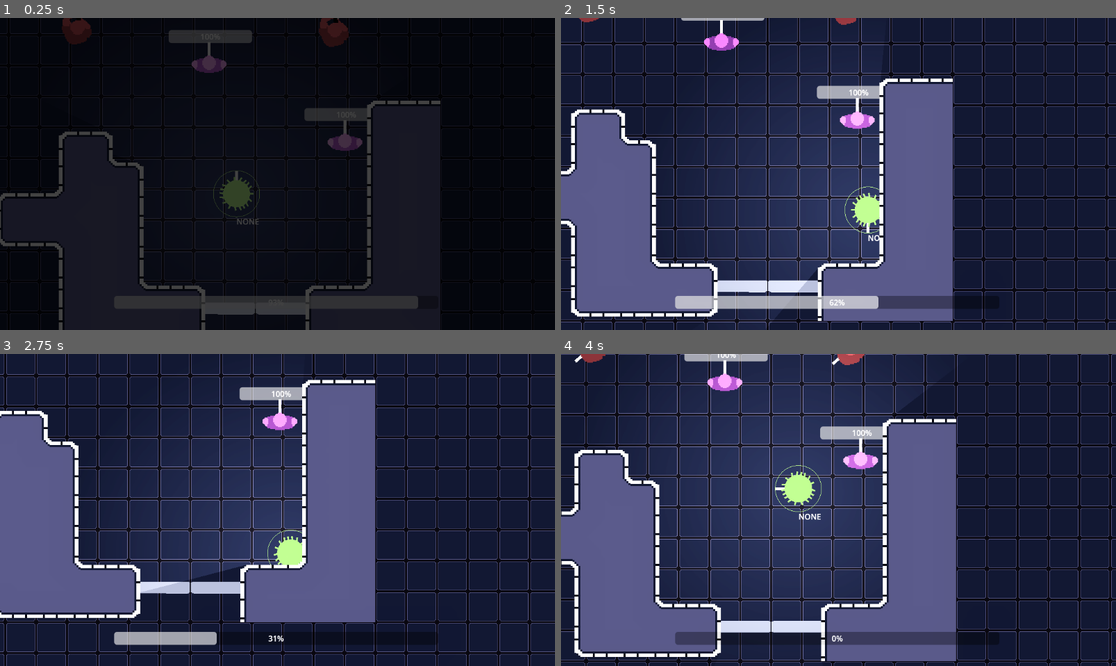
Above: before the commit, frames 1-4 (two rows, left to right).
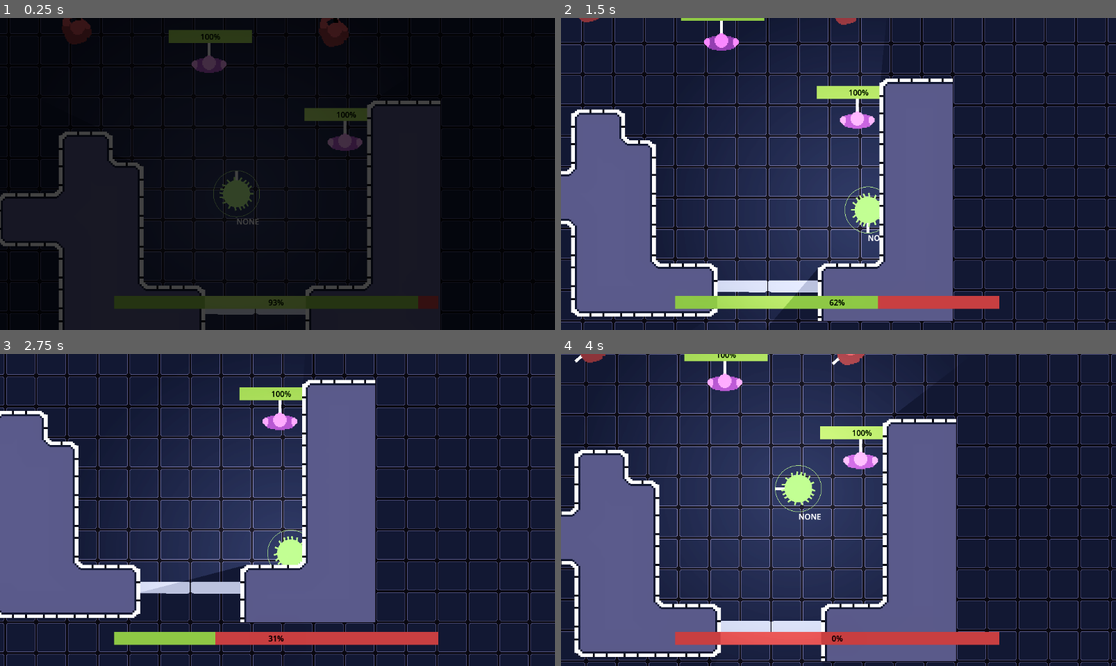
Above: after the commit, the same moments.

Repository: goldchees/wild-jam-83
Game: Godot game, scene res://test.tscn
The game is run twice, just before and just after one commit, with the same random seed, the same clock (stepped at 60 frames per second) and the same inputs. The engine's default icon, where the game draws it, is replaced by a stand-in: a white triangle on a blue panel in a dark square.
Inputs (mouse positions are in pixels of both pictures, inside the frame that each line leads up to):
- Up to frame 1 (0.25 s): no input
- Up to frame 2 (1.5 s): tap Enter at 0.5 s; move the mouse to (799, 192) at 0.52 s; hold D (move_right) 0.53-1.28 s; tap Space (action_1) at 0.6 s; move the mouse to (727, 189) at 1.27 s; hold S (move_down) from 1.28 s (still down); tap Q (action_2) at 1.35 s
- Up to frame 3 (2.75 s): move the mouse to (333, 441) at 2.02 s; release S (move_down) at 2.03 s; hold D (move_right) from 2.03 s (still down); tap Space (action_1) at 2.1 s
- Up to frame 4 (4 s): move the mouse to (810, 572) at 2.77 s; release D (move_right) at 2.78 s; hold W (move_up) 2.78-3.53 s; tap Q (action_2) at 2.85 s; move the mouse to (1005, 556) at 3.52 s; hold A (move_left) from 3.53 s (still down); tap Space (action_1) at 3.6 s

The runs differ from the first frame. In frame 1, 2.2% of the frame differs, in the area x 20-79%, y 3-94%; in frame 2, 3.1%; in frame 3, 3.0%; in frame 4, 3.3%, in the area x 20-79%, y 0-94%.

Commit message:
bg music, particles

Diff:
--- /dev/null
+++ b/scenes/bg-bar.tres
@@ -0,0 +1,4 @@
+[gd_resource type="StyleBoxFlat" format=3 uid="uid://brdq6rsva15tg"]
+
+[resource]
+bg_color = Color(0.6, 0.258, 0.258, 1)
--- a/scenes/enemy_guard.tscn
+++ b/scenes/enemy_guard.tscn
@@ -1,12 +1,34 @@
-[gd_scene load_steps=9 format=3 uid="uid://l434tuoh7hpu"]
+[gd_scene load_steps=15 format=3 uid="uid://l434tuoh7hpu"]
 
 [ext_resource type="Script" uid="uid://5ydcryb0e0ot" path="res://scripts/enemy_guard.gd" id="1_u00h0"]
 [ext_resource type="Texture2D" uid="uid://cofjj412fvxei" path="res://assets/gwj83-guard-Sheet.png" id="2_0kgvk"]
+[ext_resource type="Texture2D" uid="uid://d252sddsotxat" path="res://assets/ball.png" id="2_8yuu7"]
+[ext_resource type="StyleBox" uid="uid://brdq6rsva15tg" path="res://scenes/bg-bar.tres" id="3_qbm0j"]
 [ext_resource type="Script" uid="uid://2u04mrwnvumn" path="res://scripts/states/state_machine.gd" id="3_tuvvq"]
+[ext_resource type="StyleBox" uid="uid://do6odhop07ajv" path="res://scenes/fill-bar.tres" id="4_8yuu7"]
 [ext_resource type="Script" uid="uid://dntiteq6lwoqq" path="res://scripts/states/guard/guard_idle.gd" id="4_an4mu"]
 [ext_resource type="Script" uid="uid://c7vf5kjy3hww2" path="res://scripts/states/guard/guard_follow.gd" id="7_ug1xp"]
 [ext_resource type="Script" uid="uid://jgf01duanbfh" path="res://scripts/states/guard/guard_attack.gd" id="8_xge5v"]
 [ext_resource type="PackedScene" uid="uid://5e4iweyo4byj" path="res://scenes/bullet.tscn" id="9_qbm0j"]
+
+[sub_resource type="Curve" id="Curve_ug1xp"]
+_data = [Vector2(0, 0.0724145), 0.0, 0.0, 0, 0, Vector2(1, 1), 0.0, 0.0, 0, 0]
+point_count = 2
+
+[sub_resource type="CurveTexture" id="CurveTexture_afumw"]
+curve = SubResource("Curve_ug1xp")
+
+[sub_resource type="ParticleProcessMaterial" id="ParticleProcessMaterial_xge5v"]
+particle_flag_disable_z = true
+emission_shape_scale = Vector3(1.5, 2.5, 1)
+emission_shape = 1
+emission_sphere_radius = 31.77
+spread = 180.0
+gravity = Vector3(0, 0, 0)
+scale_min = 2.0
+scale_max = 2.0
+scale_curve = SubResource("CurveTexture_afumw")
+color = Color(1, 0, 0, 1)
 
 [sub_resource type="CircleShape2D" id="CircleShape2D_4gyqm"]
 radius = 64.0
@@ -16,6 +38,16 @@
 collision_mask = 7
 script = ExtResource("1_u00h0")
 speed = 200
+
+[node name="bloodParticles" type="GPUParticles2D" parent="."]
+process_mode = 1
+emitting = false
+amount = 15
+texture = ExtResource("2_8yuu7")
+one_shot = true
+explosiveness = 1.0
+randomness = 1.0
+process_material = SubResource("ParticleProcessMaterial_xge5v")
 
 [node name="Sprite2D" type="Sprite2D" parent="."]
 scale = Vector2(2, 2)
@@ -31,6 +63,9 @@
 offset_top = -73.0
 offset_right = 89.0
 offset_bottom = -46.0
+theme_override_colors/font_color = Color(0, 0, 0, 1)
+theme_override_styles/background = ExtResource("3_qbm0j")
+theme_override_styles/fill = ExtResource("4_8yuu7")
 value = 100.0
 
 [node name="RaycastHolder" type="Node2D" parent="."]
@@ -78,4 +113,9 @@
 wait_time = 0.5
 one_shot = true
 
+[node name="bloodTimer" type="Timer" parent="."]
+wait_time = 0.9
+one_shot = true
+
+[connection signal="finished" from="bloodParticles" to="." method="_on_blood_particles_finished"]
 [connection signal="timeout" from="BulletTimer" to="StateMachine/Attack" method="_on_bullet_timer_timeout"]
--- a/scenes/entity.tscn
+++ b/scenes/entity.tscn
@@ -1,7 +1,28 @@
-[gd_scene load_steps=4 format=3 uid="uid://b5813cp1ww1g8"]
+[gd_scene load_steps=10 format=3 uid="uid://b5813cp1ww1g8"]
 
 [ext_resource type="Script" uid="uid://dxdrsci7icqg7" path="res://scripts/actor.gd" id="1_m0cyi"]
 [ext_resource type="Texture2D" uid="uid://bqcmxo3m8xkfy" path="res://assets/gwj83-enemy-Sheet.png" id="2_gr72c"]
+[ext_resource type="Texture2D" uid="uid://d252sddsotxat" path="res://assets/ball.png" id="2_lmnk1"]
+[ext_resource type="StyleBox" uid="uid://brdq6rsva15tg" path="res://scenes/bg-bar.tres" id="3_51v4c"]
+[ext_resource type="StyleBox" uid="uid://do6odhop07ajv" path="res://scenes/fill-bar.tres" id="4_lmnk1"]
+
+[sub_resource type="Curve" id="Curve_ygnst"]
+_data = [Vector2(0, 0.0724145), 0.0, 0.0, 0, 0, Vector2(1, 1), 0.0, 0.0, 0, 0]
+point_count = 2
+
+[sub_resource type="CurveTexture" id="CurveTexture_lmnk1"]
+curve = SubResource("Curve_ygnst")
+
+[sub_resource type="ParticleProcessMaterial" id="ParticleProcessMaterial_wd4e3"]
+particle_flag_disable_z = true
+emission_shape = 1
+emission_sphere_radius = 40.0
+spread = 180.0
+gravity = Vector3(0, 0, 0)
+scale_min = 2.0
+scale_max = 2.0
+scale_curve = SubResource("CurveTexture_lmnk1")
+color = Color(1, 0, 0, 1)
 
 [sub_resource type="CircleShape2D" id="CircleShape2D_4gyqm"]
 radius = 64.0
@@ -11,10 +32,22 @@
 collision_mask = 7
 script = ExtResource("1_m0cyi")
 
+[node name="bloodParticles" type="GPUParticles2D" parent="."]
+process_mode = 1
+emitting = false
+amount = 15
+texture = ExtResource("2_lmnk1")
+lifetime = 1.1
+one_shot = true
+explosiveness = 1.0
+randomness = 1.0
+process_material = SubResource("ParticleProcessMaterial_wd4e3")
+
 [node name="Sprite2D" type="Sprite2D" parent="."]
 scale = Vector2(2, 2)
 texture = ExtResource("2_gr72c")
 hframes = 2
+frame = 1
 
 [node name="CollisionShape2D" type="CollisionShape2D" parent="."]
 scale = Vector2(0.5, 0.5)
@@ -25,5 +58,15 @@
 offset_top = -73.0
 offset_right = 89.0
 offset_bottom = -46.0
+theme_override_colors/font_color = Color(0, 0, 0, 1)
+theme_override_styles/background = ExtResource("3_51v4c")
+theme_override_styles/fill = ExtResource("4_lmnk1")
 value = 100.0
 metadata/energy_bar = false
+
+[node name="bloodTimer" type="Timer" parent="."]
+wait_time = 0.9
+one_shot = true
+
+[connection signal="finished" from="bloodParticles" to="." method="_on_blood_particles_finished"]
+[connection signal="timeout" from="bloodTimer" to="." method="_on_blood_timer_timeout"]
--- /dev/null
+++ b/scenes/fill-bar.tres
@@ -0,0 +1,4 @@
+[gd_resource type="StyleBoxFlat" format=3 uid="uid://do6odhop07ajv"]
+
+[resource]
+bg_color = Color(0.414, 0.6, 0.228, 1)
--- a/scripts/actor.gd
+++ b/scripts/actor.gd
@@ -12,6 +12,7 @@
 var aim: Vector2 = Vector2.UP
 
 @onready var sprite_2d: Sprite2D = $Sprite2D
+@onready var blood_particles: GPUParticles2D = $bloodParticles
 
 func _ready() -> void:
 	sprite_2d.frame = 0
@@ -28,7 +29,6 @@
 	update_energy_bar()
 	queue_redraw()
 
-
 func lose_energy():
 	energy -= 0.1
 
@@ -36,9 +36,14 @@
 	sprite_2d.frame = 1
 	died = true
 	var parasite = get_child(get_child_count() - 1)
+	if blood_particles:
+		blood_particles.emitting = true
+		$bloodTimer.start()
 	if parasite.has_method("leave_host"):
 		parasite.leave_host()
 	print(name + " tragically died")
+	set_process(false)
+	set_physics_process(false)
 
 func move(input_vector: Vector2):
 	velocity = input_vector * speed
@@ -53,3 +58,6 @@
 func _draw():
 	# if (!is_possessed):
 		draw_line(Vector2.ZERO,aim * 48,Color.WHITE, 6.0)
+
+func _on_blood_timer_timeout() -> void:
+	blood_particles.speed_scale = 0
--- a/scripts/enemy_guard.gd
+++ b/scripts/enemy_guard.gd
@@ -27,3 +27,6 @@
 				continue
 		else:
 			continue
+
+func _on_blood_particles_finished() -> void:
+	blood_particles.speed_scale = 0
--- a/scripts/player.gd
+++ b/scripts/player.gd
@@ -140,8 +140,8 @@
 
 	if (energy_bar.value > 0):
 		if (in_host and host.died == false):
-			energy += delta * 10
-			host.energy -= delta * 10
+			energy += delta * 25
+			host.energy -= delta * 25
 		else:
 			energy -= delta * 25
 	elif energy_bar.value <= 0:
--- a/scripts/states/guard/guard_idle.gd
+++ b/scripts/states/guard/guard_idle.gd
@@ -14,14 +14,15 @@
 	guard.current_position = guard.global_position
 
 	if guard.target != null:
-		if guard.target.is_possessed:
-			state_finished.emit(FOLLOW)
-			print("EnterFollowState")
-		else:
-			state_finished.emit(ATTACK)
-			print("EnterAttackState")
-		#state_finished.emit(ATTACK)
-		#print("EnterAttackState")
+		# ignore follow state for now
+		#if guard.target.is_possessed:
+			#state_finished.emit(FOLLOW)
+			#print("EnterFollowState")
+		#else:
+			#state_finished.emit(ATTACK)
+			#print("EnterAttackState")
+		state_finished.emit(ATTACK)
+		print("EnterAttackState")
 
 func enter_state(previous_state : String, data := {}) -> void:
 	guard.target = null
--- a/scripts/states/state_machine.gd
+++ b/scripts/states/state_machine.gd
@@ -15,14 +15,17 @@
 
 
 func _unhandled_input(event: InputEvent) -> void:
+	if get_parent().died: return
 	state.handle_input(event)
 
 
 func _process(delta: float) -> void:
+	if get_parent().died: return
 	state.handle_process(delta)
 
 
 func _physics_process(delta: float) -> void:
+	if get_parent().died: return
 	state.handle_physics_process(delta)
 
 
--- a/test.tscn
+++ b/test.tscn
@@ -11,6 +11,9 @@
 [ext_resource type="PackedScene" uid="uid://bk7x1ngyshln" path="res://scenes/computer.tscn" id="8_ehkex"]
 [ext_resource type="PackedScene" uid="uid://o34qfl4fpm0f" path="res://scenes/crate.tscn" id="9_xersf"]
 [ext_resource type="PackedScene" uid="uid://mtbn0pfoxam4" path="res://scenes/door.tscn" id="10_00tp4"]
+[ext_resource type="StyleBox" uid="uid://brdq6rsva15tg" path="res://scenes/bg-bar.tres" id="12_0m0f1"]
+[ext_resource type="StyleBox" uid="uid://do6odhop07ajv" path="res://scenes/fill-bar.tres" id="13_b0q6j"]
+[ext_resource type="AudioStream" uid="uid://b0wc8i28ijun0" path="res://assets/parasite.ogg" id="14_b0q6j"]
 
 [sub_resource type="TileSetAtlasSource" id="TileSetAtlasSource_vbegm"]
 texture = ExtResource("1_g14j6")
@@ -260,6 +263,9 @@
 offset_top = 667.0
 offset_right = 1090.0
 offset_bottom = 694.0
+theme_override_colors/font_color = Color(0, 0, 0, 1)
+theme_override_styles/background = ExtResource("12_0m0f1")
+theme_override_styles/fill = ExtResource("13_b0q6j")
 value = 50.0
 
 [node name="PlayerSpawn" type="Marker2D" parent="."]
@@ -280,4 +286,8 @@
 color = Color(0, 0, 0, 1)
 metadata/_edit_use_anchors_ = true
 
+[node name="bgMusic" type="AudioStreamPlayer2D" parent="."]
+process_mode = 3
+stream = ExtResource("14_b0q6j")
+
 [connection signal="animation_finished" from="AnimationPlayer" to="." method="_on_animation_player_animation_finished"]
Binary file added: assets/ball.png
Not shown, added: assets/ball.png.import
Not shown, added: assets/parasite with drum.ogg.import
Not shown, added: assets/parasite.ogg.import
Not shown: 1 places in test.tscn that only renumber resources
Not shown, added: assets/parasite with drum.ogg
Not shown, added: assets/parasite.ogg
